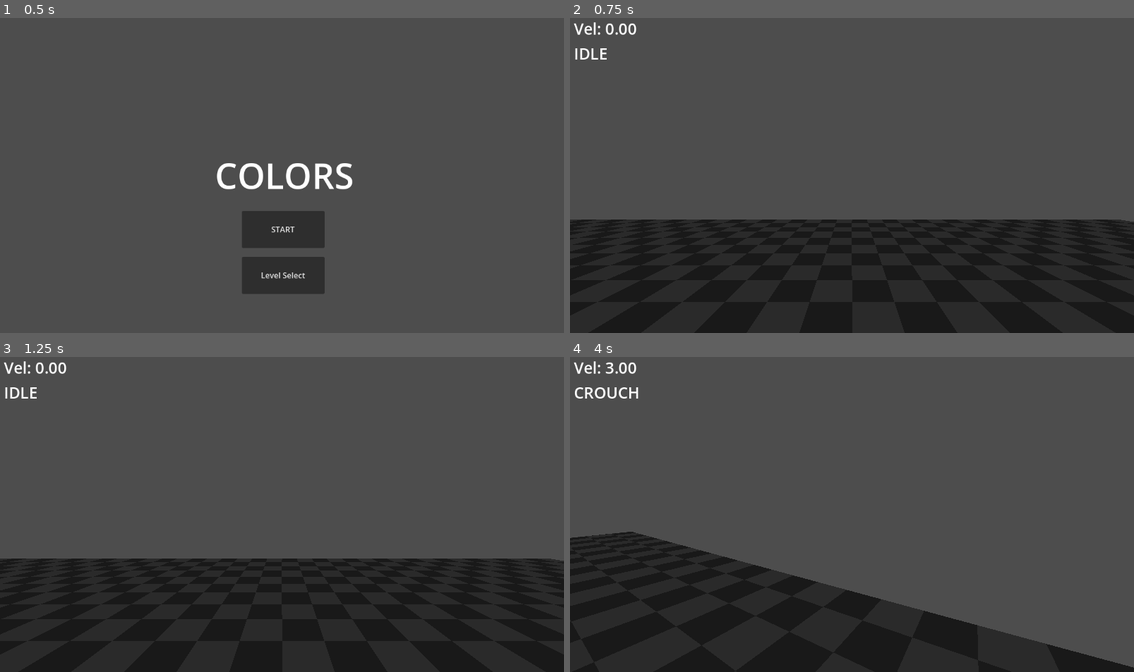
Above: before the commit, frames 1-4 (two rows, left to right).
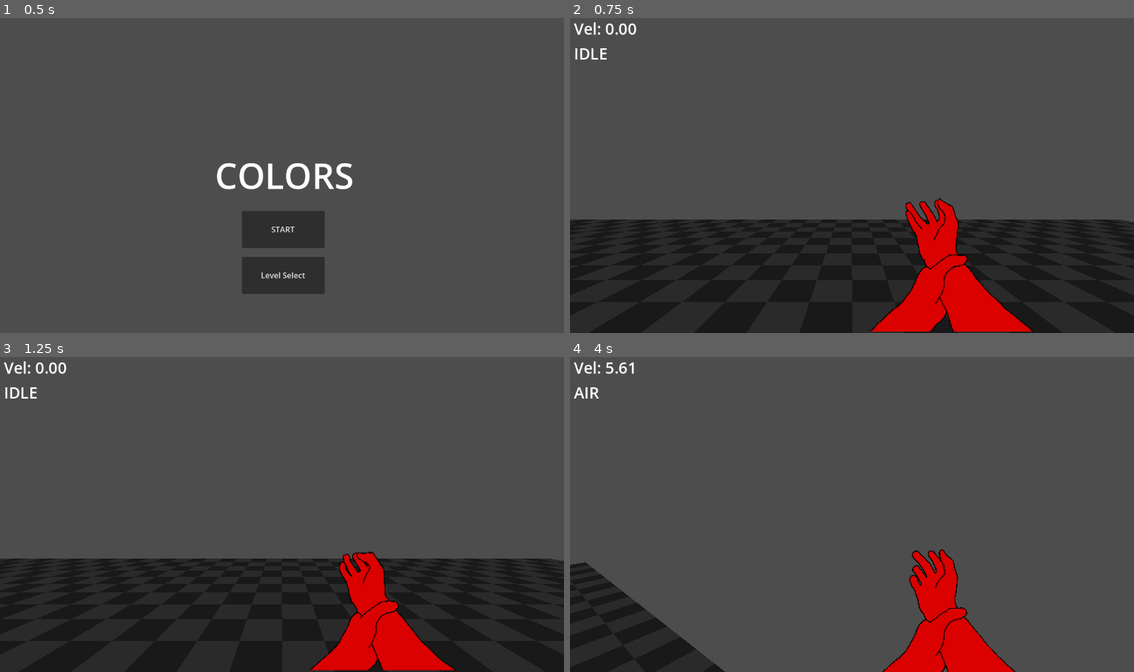
Above: after the commit, the same moments.

Repository: Octoan1/respawn26-colors
Game: Godot game, scene res://Game/main.tscn
Same seed, same stepped clock (60 frames per second), same inputs: the game is played once before the commit and once after it. The engine's default icon, where the game draws it, is replaced by a stand-in: a white triangle on a blue panel in a dark square.
Inputs (mouse positions are in pixels of both pictures, inside the frame that each line leads up to):
- Up to frame 1 (0.5 s): no input
- Up to frame 2 (0.75 s): click "START" at 0.5 s
- Up to frame 3 (1.25 s): no input
- Up to frame 4 (4 s): move the mouse to (976, 498) at 1.27 s; hold D (player_right) 1.28-2.03 s; hold Ctrl (player_slide) 1.28-2.03 s; click (976, 498) at 1.42 s; tap Space (player_jump) at 1.52, 2.27, 3.77 s; move the mouse to (823, 514) at 2.02 s; hold W (player_forwards) from 2.03 s (still down); tap Ctrl (player_slide) at 2.1, 3.05, 3.8 s; move the mouse to (863, 508) at 2.77 s; hold Shift (player_sprint) 2.78-3.53 s; move the mouse to (846, 517) at 3.52 s; tap 6 (wall button) at 3.6 s

Frame 1 is identical in both runs. In frame 2, 4.9% of the frame differs, in the area x 53-82%, y 57-100%; in frame 3, 4.1%; in frame 4, 22%, in the area x 0-100%, y 1-100%.

Commit message:
Hand Visual and Crouch

Diff:
--- a/Entities/Player/States/crouch_state.gd
+++ b/Entities/Player/States/crouch_state.gd
@@ -22,7 +22,7 @@
 	var direction := player.get_movement_direction()
 
 	# no direction -> no input -> transition idle
-	if direction == Vector3.ZERO:
+	if Input.is_action_just_released("player_slide"):
 		Transitioned.emit(self, "IDLE")
 		return
 
--- a/Entities/Player/States/run_state.gd
+++ b/Entities/Player/States/run_state.gd
@@ -1,10 +1,14 @@
 extends PlayerState
+
+@onready var animated_sprite_2d: AnimatedSprite2D = $"../../Debug/AnimatedSprite2D"
+var origin: Vector2
 
 const HEADBOB_MOVE_AMOUNT = 0.06
 const HEADBOB_FREQUENCY = 2.4
 var headbob_time := 0.0
 
 func setup() -> void:
+	origin = animated_sprite_2d.transform.origin + Vector2(0,20)
 	super()
 
 func enter() -> void:
@@ -20,6 +24,7 @@
 		sin(headbob_time * HEADBOB_FREQUENCY) * HEADBOB_MOVE_AMOUNT,
 		0
 	)
+	animated_sprite_2d.global_position = origin - Vector2(0, 10 * sin(headbob_time * HEADBOB_FREQUENCY))
 
 func physics_update(delta: float) -> void:
 	# Handle jump
--- a/Entities/Player/player.tscn
+++ b/Entities/Player/player.tscn
@@ -15,6 +15,7 @@
 [ext_resource type="Script" uid="uid://ca4hkabplsyfi" path="res://Entities/Player/States/crouch_state.gd" id="8_r8fok"]
 [ext_resource type="Script" uid="uid://c46mxkgb0dg1e" path="res://Entities/Player/States/landing_state.gd" id="9_owvpp"]
 [ext_resource type="Script" uid="uid://6wd36mbo3304" path="res://Entities/Player/push_off_wall.gd" id="12_iplt1"]
+[ext_resource type="Texture2D" uid="uid://dps3uscid2nle" path="res://Assets/RedHandsIdleLessFrames.png" id="16_nhbkt"]
 
 [sub_resource type="CapsuleShape3D" id="CapsuleShape3D_0t4wu"]
 
@@ -74,6 +75,84 @@
 &"start_slide": SubResource("Animation_xr8lj")
 }
 
+[sub_resource type="AtlasTexture" id="AtlasTexture_vskfa"]
+atlas = ExtResource("16_nhbkt")
+region = Rect2(0, 0, 480, 272)
+
+[sub_resource type="AtlasTexture" id="AtlasTexture_pjcup"]
+atlas = ExtResource("16_nhbkt")
+region = Rect2(480, 0, 480, 272)
+
+[sub_resource type="AtlasTexture" id="AtlasTexture_0poeq"]
+atlas = ExtResource("16_nhbkt")
+region = Rect2(960, 0, 480, 272)
+
+[sub_resource type="AtlasTexture" id="AtlasTexture_ppdlg"]
+atlas = ExtResource("16_nhbkt")
+region = Rect2(1440, 0, 480, 272)
+
+[sub_resource type="AtlasTexture" id="AtlasTexture_v7p16"]
+atlas = ExtResource("16_nhbkt")
+region = Rect2(1920, 0, 480, 272)
+
+[sub_resource type="AtlasTexture" id="AtlasTexture_a8wow"]
+atlas = ExtResource("16_nhbkt")
+region = Rect2(2400, 0, 480, 272)
+
+[sub_resource type="AtlasTexture" id="AtlasTexture_avsg8"]
+atlas = ExtResource("16_nhbkt")
+region = Rect2(2880, 0, 480, 272)
+
+[sub_resource type="AtlasTexture" id="AtlasTexture_dv6dp"]
+atlas = ExtResource("16_nhbkt")
+region = Rect2(3360, 0, 480, 272)
+
+[sub_resource type="AtlasTexture" id="AtlasTexture_01ng6"]
+atlas = ExtResource("16_nhbkt")
+region = Rect2(3840, 0, 480, 272)
+
+[sub_resource type="AtlasTexture" id="AtlasTexture_ui1ln"]
+atlas = ExtResource("16_nhbkt")
+region = Rect2(4320, 0, 480, 272)
+
+[sub_resource type="SpriteFrames" id="SpriteFrames_r8fok"]
+animations = [{
+"frames": [{
+"duration": 1.0,
+"texture": SubResource("AtlasTexture_vskfa")
+}, {
+"duration": 1.0,
+"texture": SubResource("AtlasTexture_pjcup")
+}, {
+"duration": 1.0,
+"texture": SubResource("AtlasTexture_0poeq")
+}, {
+"duration": 1.0,
+"texture": SubResource("AtlasTexture_ppdlg")
+}, {
+"duration": 1.0,
+"texture": SubResource("AtlasTexture_v7p16")
+}, {
+"duration": 1.0,
+"texture": SubResource("AtlasTexture_a8wow")
+}, {
+"duration": 1.0,
+"texture": SubResource("AtlasTexture_avsg8")
+}, {
+"duration": 1.0,
+"texture": SubResource("AtlasTexture_dv6dp")
+}, {
+"duration": 1.0,
+"texture": SubResource("AtlasTexture_01ng6")
+}, {
+"duration": 1.0,
+"texture": SubResource("AtlasTexture_ui1ln")
+}],
+"loop": 1,
+"name": &"default",
+"speed": 10.0
+}]
+
 [node name="Player" type="CharacterBody3D" unique_id=493457226]
 script = ExtResource("1_mv1ah")
 
@@ -158,3 +237,10 @@
 offset_bottom = 76.0
 theme_override_font_sizes/font_size = 32
 text = "none"
+
+[node name="AnimatedSprite2D" type="AnimatedSprite2D" parent="Debug" unique_id=1334015899]
+position = Vector2(715, 446.00003)
+scale = Vector2(1.46921, 1.4692097)
+sprite_frames = SubResource("SpriteFrames_r8fok")
+autoplay = "default"
+frame_progress = 0.66200095
Binary file added: Assets/RedHandsIdleLessFrames.gif
Binary file added: Assets/RedHandsIdleLessFrames.png
Not shown, added: Assets/RedHandsIdleLessFrames.png.import
